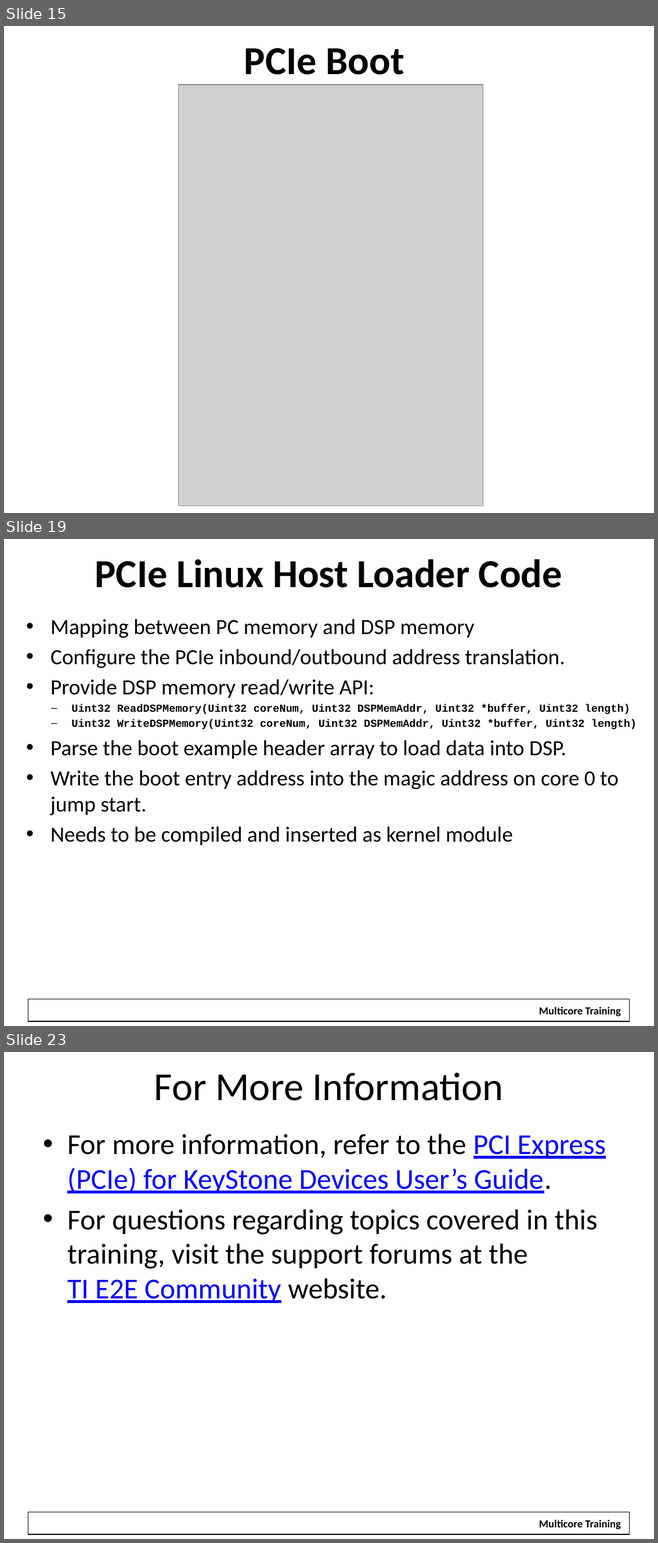
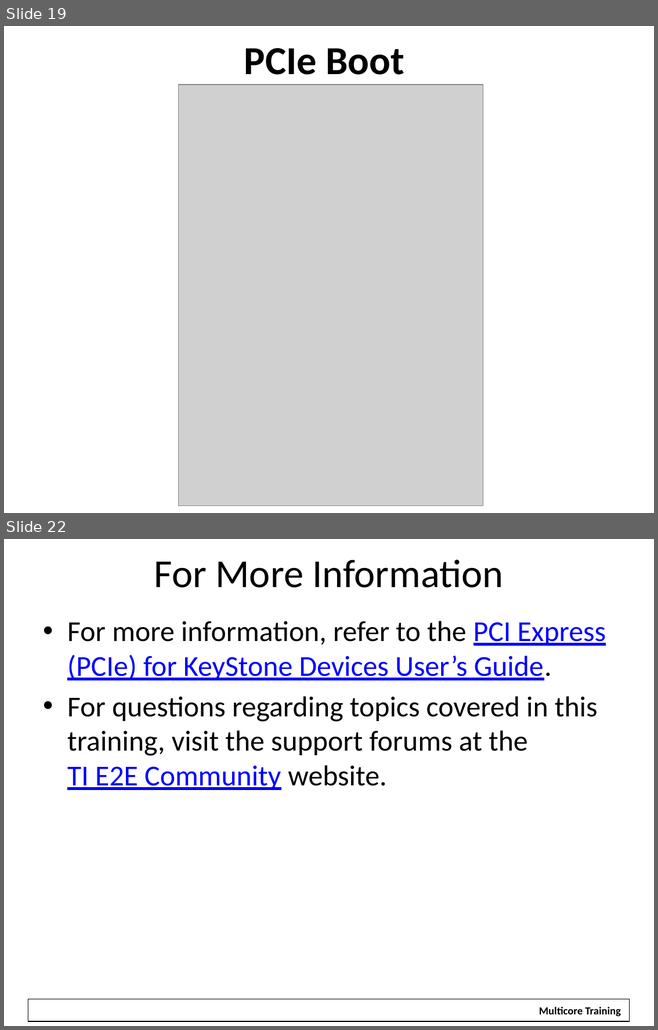
Before and after one commit to hari1989/keystone-workshop, a slide deck: slides/KeyStone PCI Express.pptx. Shown one above the other, each under a label of ours: slides 15, 19 and 23 before the commit, slides 19 and 22 after it; the slides between them are not shown. The pictures are 658x1543 and 658x1030 pixels, drawn with LibreOffice and Linux fonts; fonts in the diff are those of the drawing; grey boxes stand for pictures; background and template pictures are left out. Boxes give left, top, right and bottom in pixels: in the first picture for what was removed or moved away, otherwise in the second. Text is boxed around its words. In the diff, an @@ line names an element or a change of style, - is before the commit and + after.

```diff
--- a/slides/KeyStone PCI Express.pptx
+++ b/slides/KeyStone PCI Express.pptx
@@ slide 19 removed at <box>4,539,654,1026</box>, background #FFFFFF; not listed: 2 template elements that a slide beside it also shows @@
@@ title removed at <box>94,559,562,588</box> @@
-PCIe Linux Host Loader Code
@@ text removed at <box>50,619,636,845</box> @@
-• Mapping between PC memory and DSP memory
-• Configure the PCIe inbound/outbound address translation.
-• Provide DSP memory read/write API:
-  – Uint32 ReadDSPMemory(Uint32 coreNum, Uint32 DSPMemAddr, Uint32 *buffer, Uint32 length)
-  – Uint32 WriteDSPMemory(Uint32 coreNum, Uint32 DSPMemAddr, Uint32 *buffer, Uint32 length)
-• Parse the boot example header array to load data into DSP.
-• Write the boot entry address into the magic address on core 0 to jump start.
-• Needs to be compiled and inserted as kernel module
@@ what was slide 15 is now slide 19 @@
@@ what was slide 23 is now slide 22 @@
```
Also in this commit, not shown: 10 slides changed, 5 slides added, 5 other slides removed.
